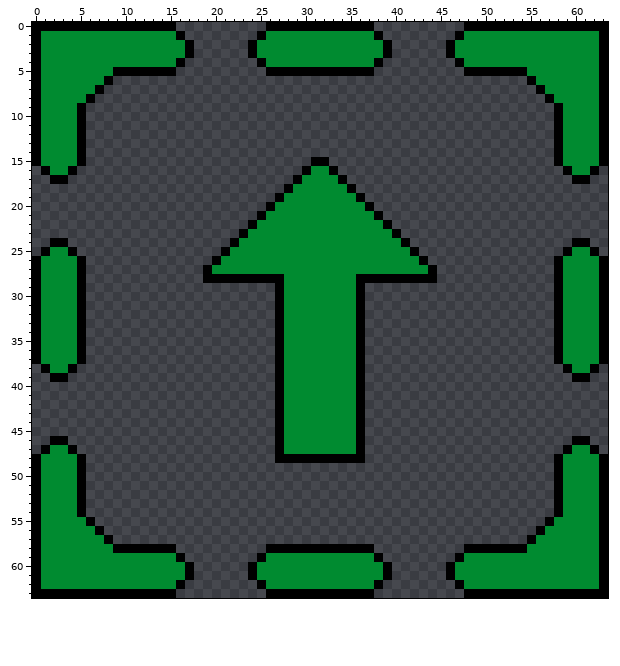
One commit to this pixel-art sprite: PhaserGame/Assets/Sprites/greenBlock-Off.png. This is how it looked before the edit.
The file is 64x64 pixels. Colours within 5 levels of each other are drawn and written as one.
Once edited:
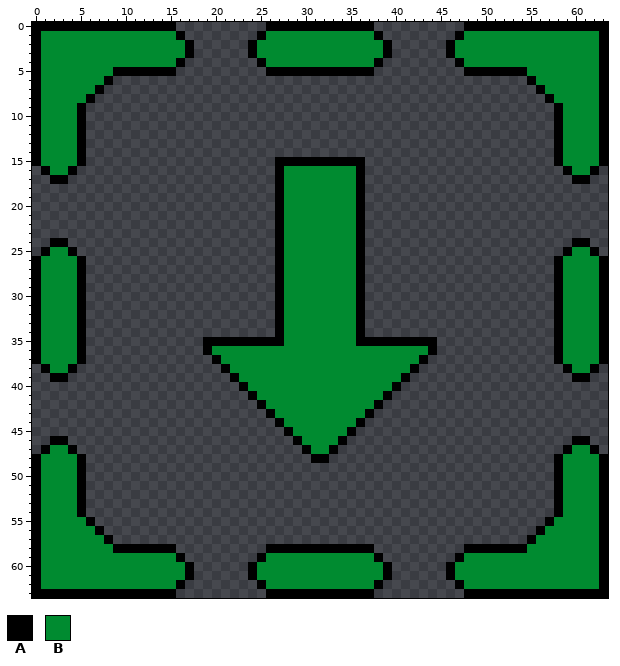
Palette (. is transparent): A #000000  B #008b30
From old to new:
{"y":15,"x":27,"old":"....","new":"AAAA"}
{"y":15,"x":33,"old":"....","new":"AAAA"}
{"y":16,"x":27,"old":"...A","new":"ABBB"}
{"y":16,"x":33,"old":"A...","new":"BBBA"}
{"y":17,"x":27,"old":"..A","new":"ABB"}
{"y":17,"x":34,"old":"A..","new":"BBA"}
{"y":18,"x":27,"old":".A","new":"AB"}
{"y":18,"x":35,"old":"A.","new":"BA"}
{"y":20,"x":26,"old":"AB","new":".A"}
{"y":20,"x":36,"old":"BA","new":"A."}
{"y":21,"x":25,"old":"ABB","new":"..A"}
{"y":21,"x":36,"old":"BBA","new":"A.."}
{"y":22,"x":24,"old":"ABBB","new":"...A"}
{"y":22,"x":36,"old":"BBBA","new":"A..."}
{"y":23,"x":23,"old":"ABBBB","new":"....A"}
{"y":23,"x":36,"old":"BBBBA","new":"A...."}
{"y":24,"x":22,"old":"ABBBBB","new":".....A"}
{"y":24,"x":36,"old":"BBBBBA","new":"A....."}
{"y":25,"x":21,"old":"ABBBBBB","new":"......A"}
{"y":25,"x":36,"old":"BBBBBBA","new":"A......"}
{"y":26,"x":20,"old":"ABBBBBBB","new":".......A"}
{"y":26,"x":36,"old":"BBBBBBBA","new":"A......."}
{"y":27,"x":19,"old":"ABBBBBBBB","new":"........A"}
{"y":27,"x":36,"old":"BBBBBBBBA","new":"A........"}
{"y":28,"x":19,"old":"AAAAAAAA","new":"........"}
{"y":28,"x":37,"old":"AAAAAAAA","new":"........"}
{"y":35,"x":19,"old":"........","new":"AAAAAAAA"}
{"y":35,"x":37,"old":"........","new":"AAAAAAAA"}
{"y":36,"x":19,"old":"........A","new":"ABBBBBBBB"}
{"y":36,"x":36,"old":"A........","new":"BBBBBBBBA"}
{"y":37,"x":20,"old":".......A","new":"ABBBBBBB"}
{"y":37,"x":36,"old":"A.......","new":"BBBBBBBA"}
{"y":38,"x":21,"old":"......A","new":"ABBBBBB"}
{"y":38,"x":36,"old":"A......","new":"BBBBBBA"}
{"y":39,"x":22,"old":".....A","new":"ABBBBB"}
{"y":39,"x":36,"old":"A.....","new":"BBBBBA"}
{"y":40,"x":23,"old":"....A","new":"ABBBB"}
{"y":40,"x":36,"old":"A....","new":"BBBBA"}
{"y":41,"x":24,"old":"...A","new":"ABBB"}
{"y":41,"x":36,"old":"A...","new":"BBBA"}
{"y":42,"x":25,"old":"..A","new":"ABB"}
{"y":42,"x":36,"old":"A..","new":"BBA"}
{"y":43,"x":26,"old":".A","new":"AB"}
{"y":43,"x":36,"old":"A.","new":"BA"}
{"y":45,"x":27,"old":"AB","new":".A"}
{"y":45,"x":35,"old":"BA","new":"A."}
{"y":46,"x":27,"old":"ABB","new":"..A"}
{"y":46,"x":34,"old":"BBA","new":"A.."}
{"y":47,"x":27,"old":"ABBB","new":"...A"}
{"y":47,"x":33,"old":"BBBA","new":"A..."}
{"y":48,"x":27,"old":"AAAA","new":"...."}
{"y":48,"x":33,"old":"AAAA","new":"...."}
{"label":"changed","picture_box":[203,157,437,283]}
{"label":"changed","picture_box":[203,337,437,463]}
